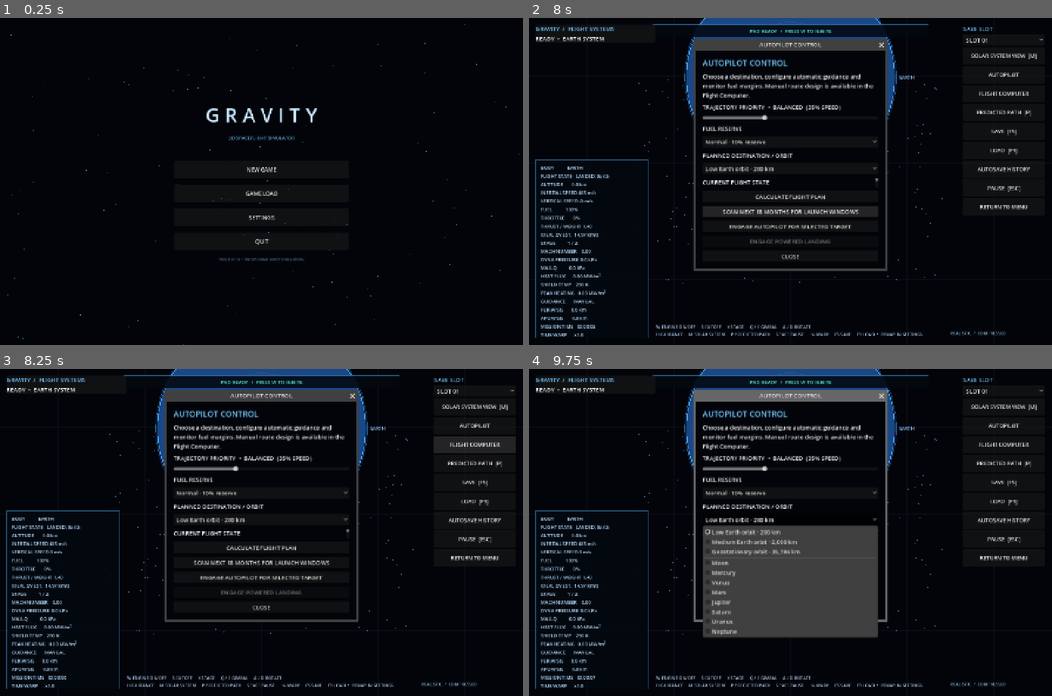
Above: before the commit, frames 1-4 (two rows, left to right).
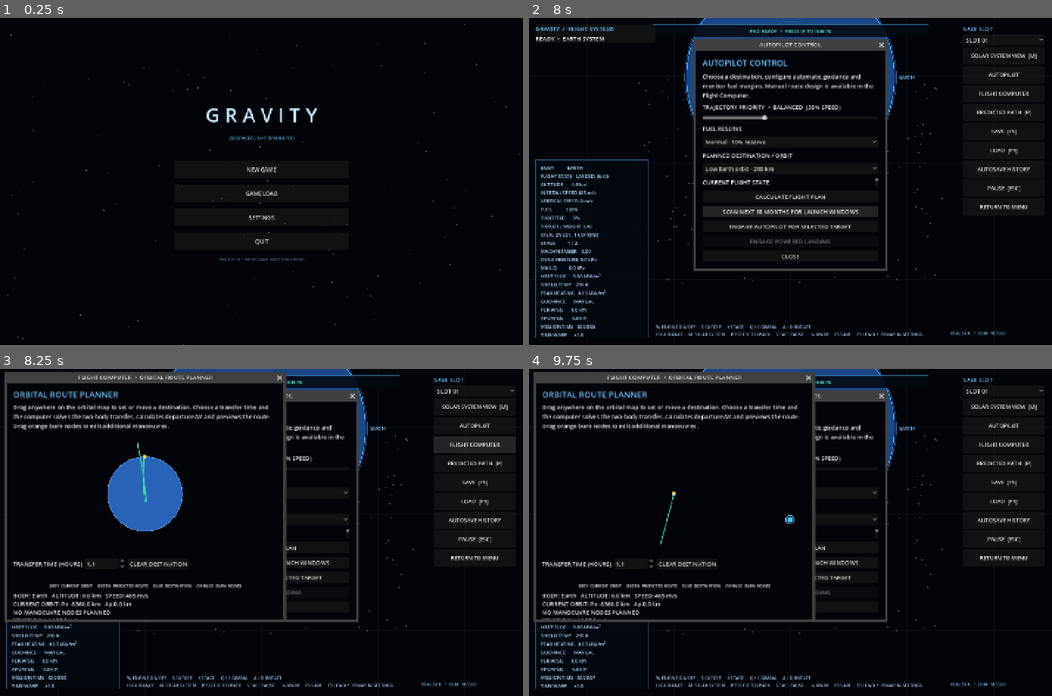
Above: after the commit, the same moments.

Repository: Blagos1195/Gravity-simulator
Game: Godot game, scene res://scenes/main.tscn
Same seed, same stepped clock (60 frames per second), same inputs: the game is played once before the commit and once after it.
Inputs:
- Up to frame 1 (0.25 s): no input
- Up to frame 2 (8 s): click "NEW GAME" at 0.5 s; click "CONTINUE TO ROCKET BUILDER" at 1.25 s; click "LAUNCH VEHICLE" at 2 s; click "SLOT 01" at 2.75 s; click "SOLAR SYSTEM VIEW [M]" at 3.5 s; click "AUTOPILOT" at 4.25 s; click "Normal · 10% reserve" at 5 s; click "Normal · 10% reserve" at 5.75 s; click "SCAN NEXT 18 MONTHS FOR LAUNC…" at 6.5 s; click "SCAN NEXT 18 MONTHS FOR LAUNC…" at 7.25 s
- Up to frame 3 (8.25 s): click "FLIGHT COMPUTER" at 8 s
- Up to frame 4 (9.75 s): click "PREDICTED PATH [P]" at 8.75 s; click "Low Earth orbit · 200 km" at 9.5 s

Frames 1-2 are identical in both runs. In frame 3, 14% of the frame differs, in the area x 0-55%, y 0-78%; in frame 4, 22%, in the area x 0-69%, y 0-82%.
Error before the commit: Parse Error: Identifier "center" not declared in the current scope. (res://scripts/route_planner.gd:85)

Commit message:
Fix route destination marker rendering

Diff:
--- a/Gravity/scripts/route_planner.gd
+++ b/Gravity/scripts/route_planner.gd
@@ -81,10 +81,6 @@
 			return -1
 		var nearest_index := -1
 		var nearest_distance := 16.0 * 16.0
-		if has_target:
-			var target_screen: Vector2 = center + Vector2(target_position.x, -target_position.y) * plot_scale
-			draw_circle(target_screen, 8.0, Color(0.25, 0.78, 1.0))
-			draw_arc(target_screen, 12.0, 0.0, TAU, 48, Color(0.55, 0.88, 1.0), 1.8)
 		for index in range(node_positions.size()):
 			var screen_position := plot_center + Vector2(node_positions[index].x, -node_positions[index].y) * plot_scale
 			var distance: float = mouse_position.distance_squared_to(screen_position)
@@ -128,6 +124,10 @@
 			draw_polyline(current_screen, Color(0.55, 0.7, 0.82, 0.8), 1.5, true)
 		if planned_screen.size() > 1:
 			draw_polyline(planned_screen, Color(0.25, 0.9, 0.68), 2.2, true)
+		if has_target:
+			var target_screen: Vector2 = center + Vector2(target_position.x, -target_position.y) * plot_scale
+			draw_circle(target_screen, 8.0, Color(0.25, 0.78, 1.0))
+			draw_arc(target_screen, 12.0, 0.0, TAU, 48, Color(0.55, 0.88, 1.0), 1.8)
 		var rocket_screen: Vector2 = center + Vector2(rocket_position.x, -rocket_position.y) * plot_scale
 		draw_circle(rocket_screen, 4.5, Color(1.0, 0.86, 0.35))
 		for index in range(node_positions.size()):
